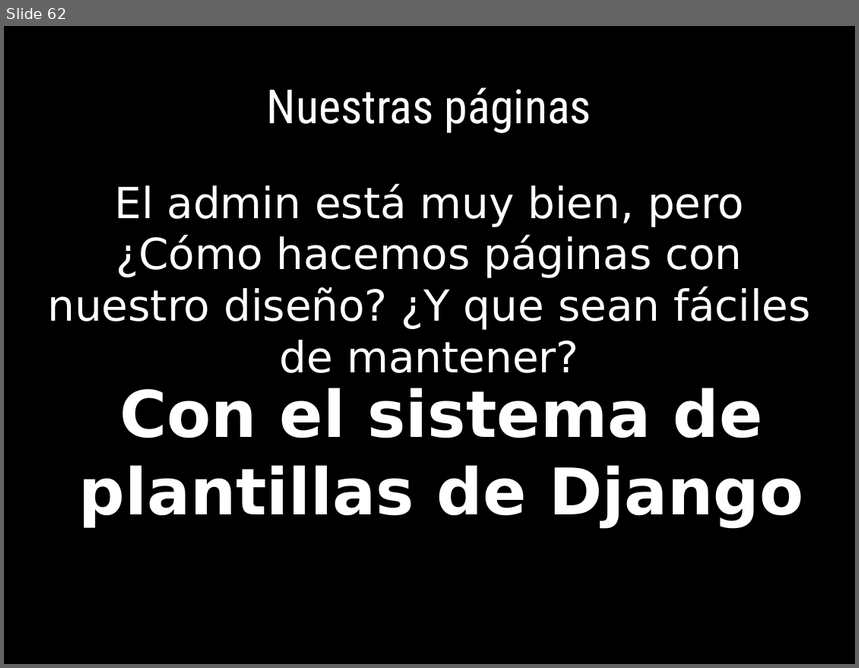
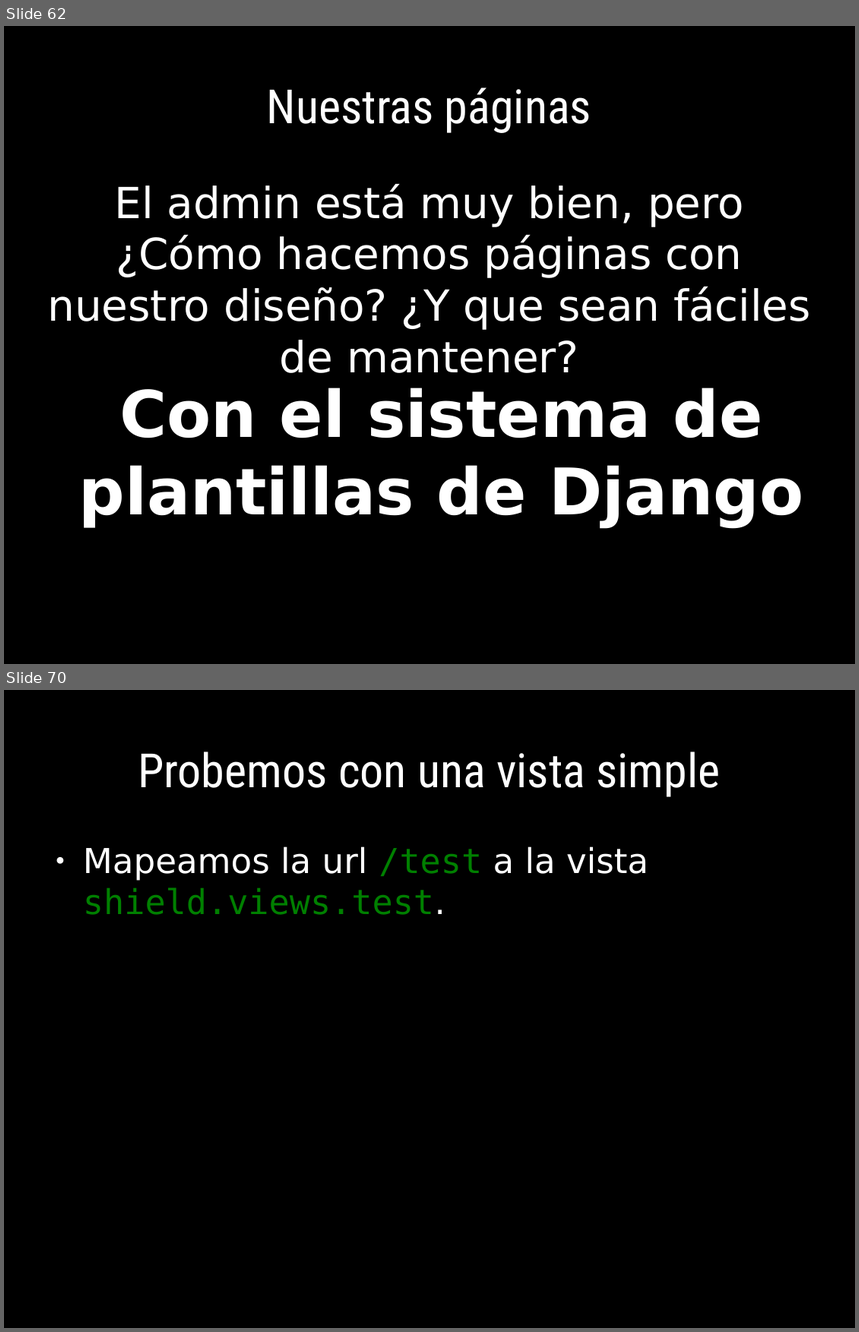
Before and after one commit to euribates/curso-django, a slide deck: presentacion/curso_django.odp. Shown one above the other, each under a label of ours: slide 62 before the commit, slides 62 and 70 after it; the slides between them are not shown. The pictures are 859x668 and 859x1332 pixels, drawn with LibreOffice and Linux fonts; fonts in the diff are those of the drawing; background and template pictures are left out. Boxes give left, top, right and bottom in pixels: in the first picture for what was removed or moved away, otherwise in the second. Text is boxed around its words. In the diff, an @@ line names an element or a change of style, - is before the commit and + after.

```diff
--- a/presentacion/curso_django.odp
+++ b/presentacion/curso_django.odp
@@ slide 70 added at [4, 690, 855, 1328], background #000000 @@
@@ title added at [138, 752, 720, 797], 44 pt, text #FFFFFF @@
+Probemos con una vista simple
@@ text added at [83, 847, 648, 915], 32 pt, text #FFFFFF @@
+● Mapeamos la url /test a la vista shield.views.test.
```
Also in this commit, not shown: 1 slide changed, 6 other slides added, 6 other files.
